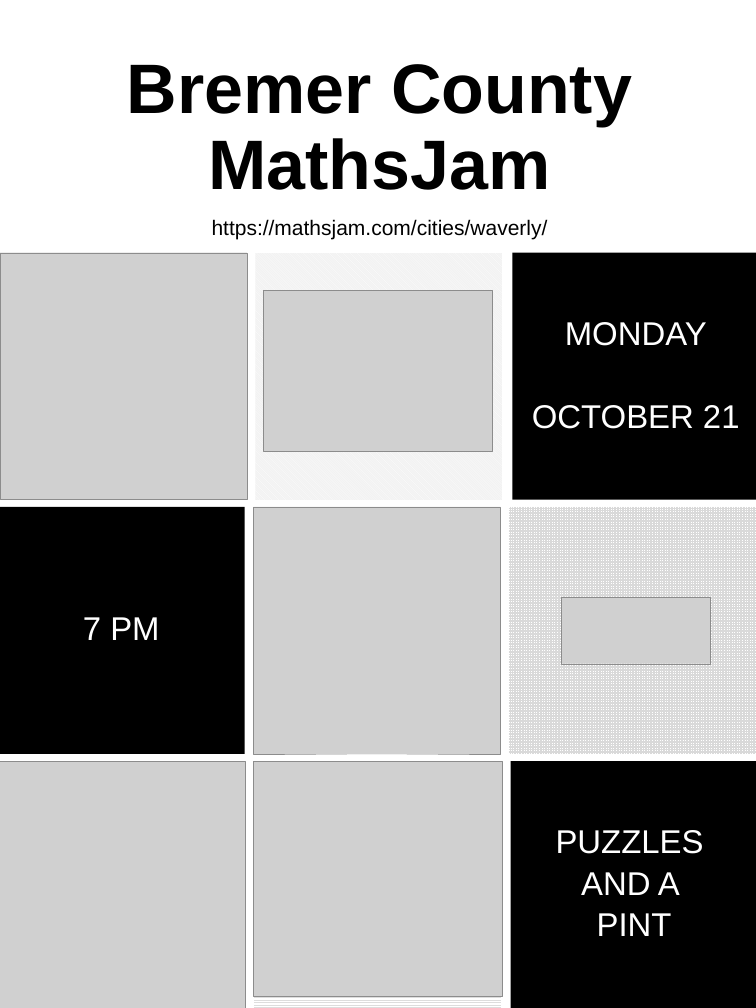
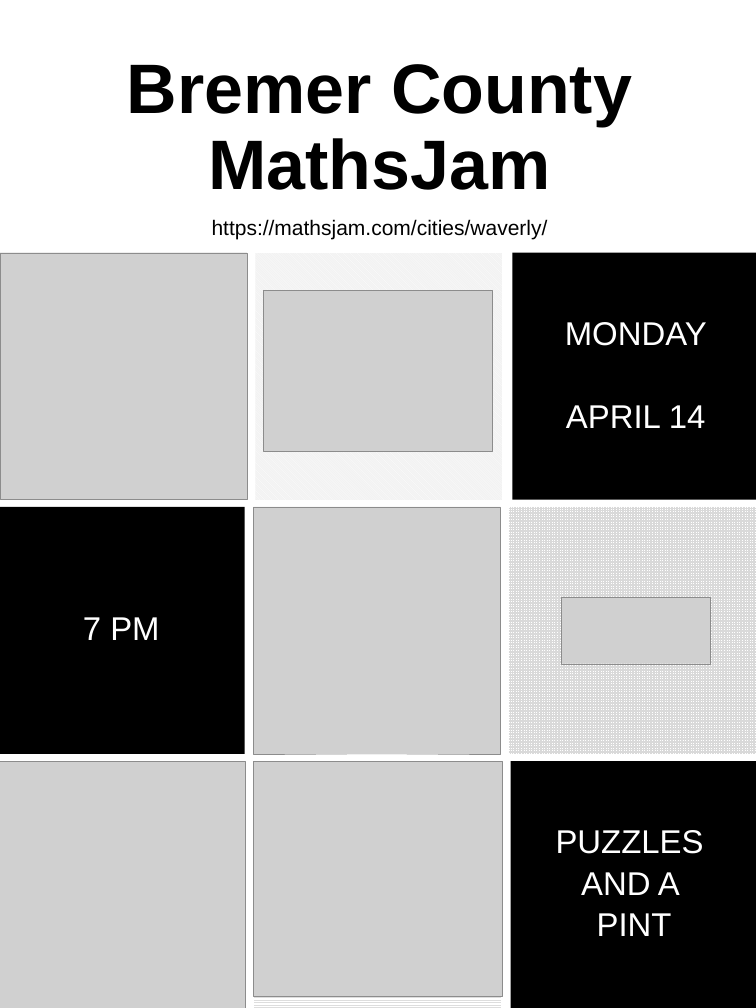
Before and after one commit to mbirgen/Waverly-MathsJams, a slide deck: slide 1 of MathsJam.pptx. Drawn at 756x1008 pixels with LibreOffice and Linux fonts; fonts in the diff are those of the drawing; grey boxes stand for pictures. Boxes give left, top, right and bottom in pixels: in the first picture for what was removed or moved away, otherwise in the second. Text is boxed around its words. In the diff, an @@ line names an element or a change of style, - is before the commit and + after.

```diff
--- a/MathsJam.pptx
+++ b/MathsJam.pptx
@@ text at <box>566,405,706,428</box>: text changed @@
-OCTOBER 21
+APRIL 14
```
Also in this commit, not shown: 49 other files.
